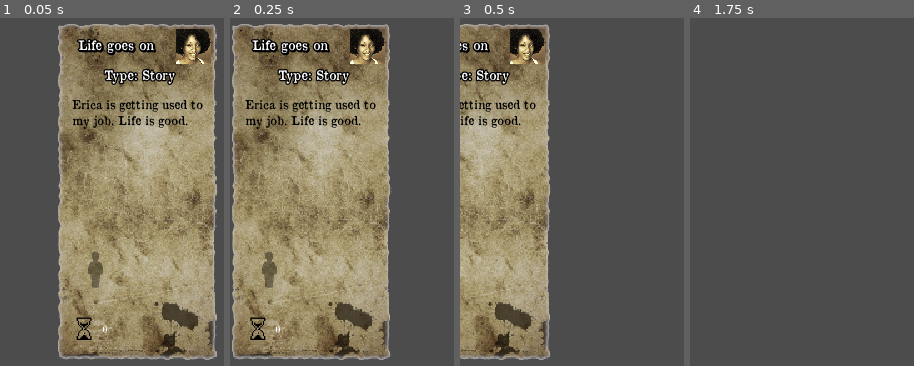
Above: before the commit, frames 1-4 (left to right).
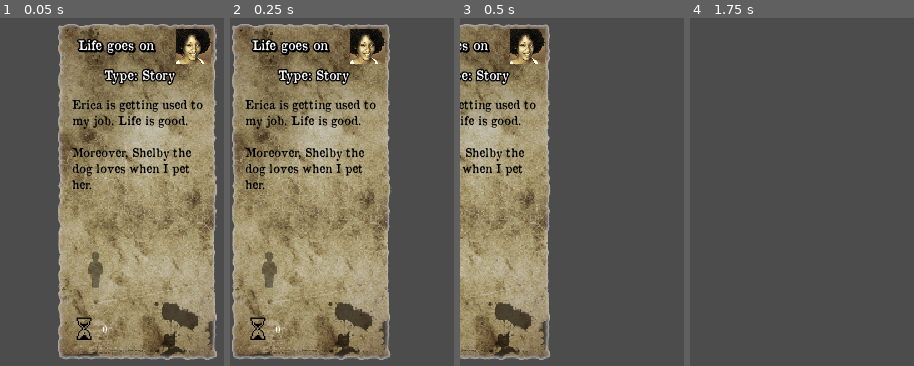
Above: after the commit, the same moments.

Repository: angeldustjdr/octopus_bounding
Game: Godot game, scene res://Missions/act1_10.tscn
The game is run twice, just before and just after one commit, with the same random seed, the same clock (stepped at 60 frames per second) and the same inputs. This scene is started directly instead of the project's main scene.
Inputs (mouse positions are in pixels of both pictures, inside the frame that each line leads up to):
- Up to frame 1 (0.05 s): no input
- Up to frame 2 (0.25 s): no input
- Up to frame 3 (0.5 s): no input
- Up to frame 4 (1.75 s): tap Enter at 0.5 s; move the mouse to (outside the picture) at 0.52 s; click (outside the picture) at 0.67 s; tap Space at 0.77, 1.25 s; drag from (outside the picture) to (outside the picture) at 1.27 s

The runs differ from the first frame. In frame 1, 1.4% of the frame differs, in the area x 32-86%, y 37-50%; in frame 2, 1.4%; in frame 3, 0.7%; in frame 4, nothing differs.

Commit message:
add random mission + pet the dog

Diff:
--- a/Missions/act1_10.tscn
+++ b/Missions/act1_10.tscn
@@ -18,4 +18,6 @@
 custom_fonts/font = SubResource( 1 )
 
 [node name="Text_label" parent="." index="19"]
-text = "Erica is getting used to my job. Life is good."
+text = "Erica is getting used to my job. Life is good.
+
+Moreover, Shelby the dog loves when I pet her."
--- /dev/null
+++ b/Missions/random24.tscn
@@ -0,0 +1,23 @@
+[gd_scene load_steps=2 format=2]
+
+[ext_resource path="res://Missions/random23.tscn" type="PackedScene" id=1]
+
+[node name="Mission" instance=ExtResource( 1 )]
+outcomeMoney = [ 50, 0 ]
+outcomeReputation = [ 0, -30 ]
+outcomeCompromised = [ 0, 30 ]
+
+[node name="Title_label" parent="." index="2"]
+text = "Man Hunting"
+
+[node name="Money_label" parent="Won" index="1"]
+text = "+++"
+
+[node name="Reputation_label" parent="Won" index="3"]
+text = "0"
+
+[node name="Compromise_label" parent="Lose" index="5"]
+text = "+++"
+
+[node name="Text_label" parent="." index="18"]
+text = "Hunting is a sport. Some rich dudes want to hunt people. We can provide this service."
--- /dev/null
+++ b/Missions/random25.tscn
@@ -0,0 +1,19 @@
+[gd_scene load_steps=2 format=2]
+
+[ext_resource path="res://Missions/random21.tscn" type="PackedScene" id=1]
+
+[node name="Mission" instance=ExtResource( 1 )]
+outcomeMoney = [ 30, -30 ]
+outcomeReputation = [ 30, -20 ]
+
+[node name="Title_label" parent="." index="2"]
+text = "Insurance Lobby"
+
+[node name="Reputation_label" parent="Won" index="3"]
+text = "+++"
+
+[node name="Money_label" parent="Lose" index="1"]
+text = "---"
+
+[node name="Text_label" parent="." index="18"]
+text = "Insurances are basically legal extorsion. Moreover, if you optmize the taxe evasion, we will get rich in no time. And people will congratulate us for our businessship !"
